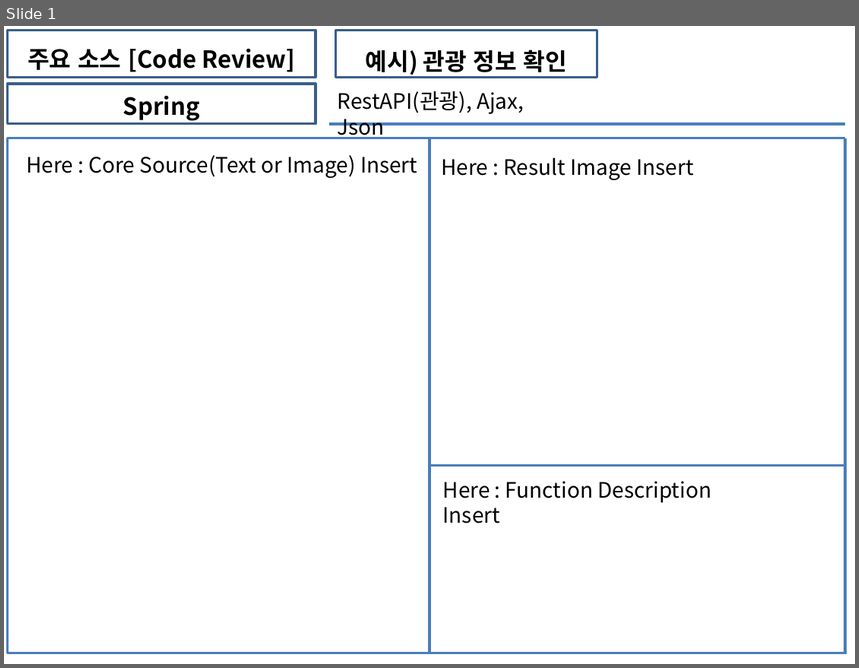
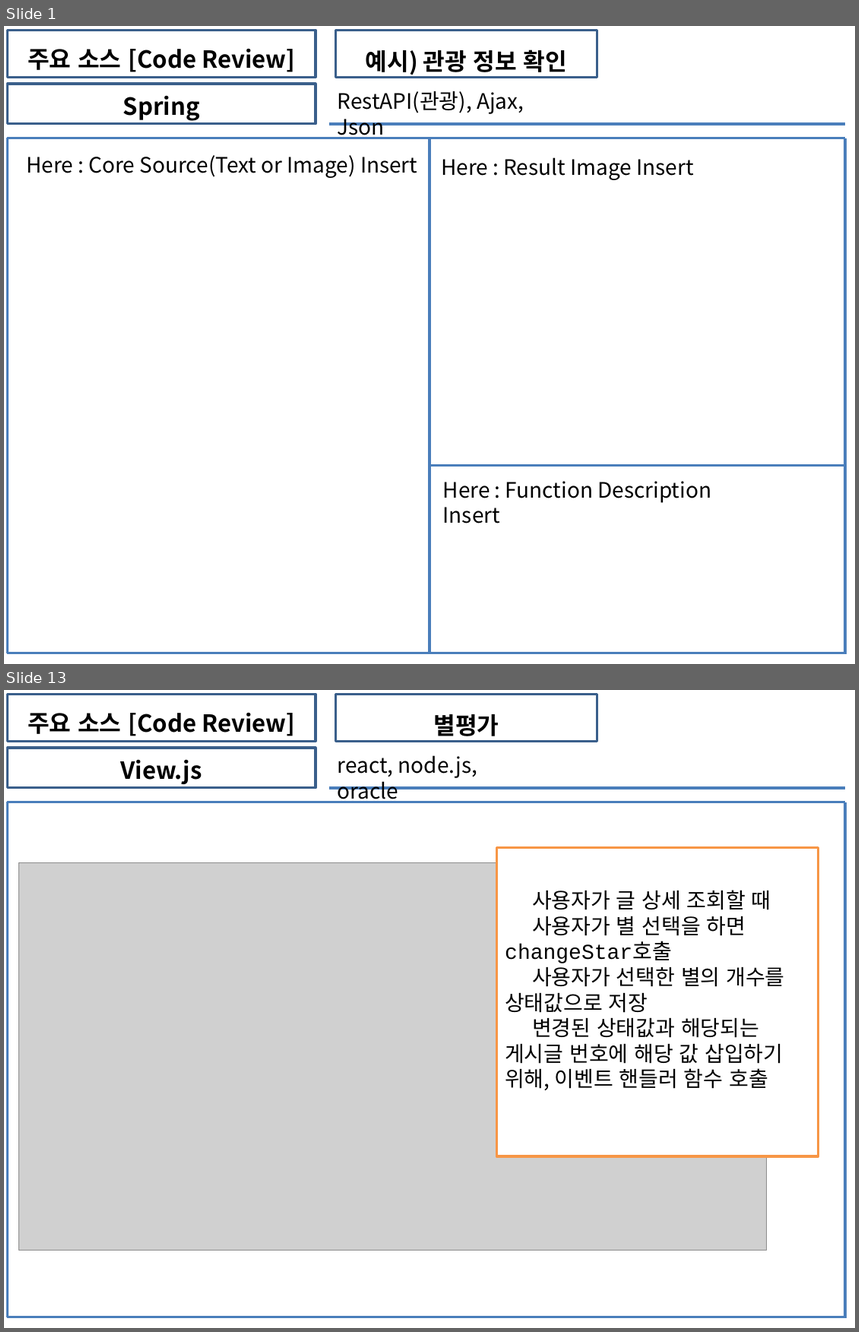
Before and after one commit to soh0256/5team, a slide deck: 개발 5팀 6차 미니 프로젝트/3) KOSMO_77기_개발 0팀_Unit_Test_보고서.pptx. Shown one above the other, each under a label of ours: slide 1 before the commit, slides 1 and 13 after it; the slides between them are not shown. The pictures are 859x668 and 859x1332 pixels, drawn with LibreOffice and Linux fonts; fonts in the diff are those of the drawing; grey boxes stand for pictures. Boxes give left, top, right and bottom in pixels: in the first picture for what was removed or moved away, otherwise in the second. Text is boxed around its words. In the diff, an @@ line names an element or a change of style, - is before the commit and + after.

Commit message:
게시판_유닛테스트

```diff
--- a/개발 5팀 6차 미니 프로젝트/3) KOSMO_77기_개발 0팀_Unit_Test_보고서.pptx
+++ b/개발 5팀 6차 미니 프로젝트/3) KOSMO_77기_개발 0팀_Unit_Test_보고서.pptx
@@ slide 13 added at (4,690,855,1328), background #FFFFFF @@
@@ rectangle added at (7,695,316,741), outline #3A5F8C 2 pt, 20 pt, text #000000, bold @@
+주요 소스 [Code Review]
@@ rectangle added at (336,695,598,741), outline #3A5F8C 2 pt, 20 pt, text #000000, bold @@
+별평가
@@ rectangle added at (7,748,316,788), outline #3A5F8C 2 pt, 20 pt, text #000000, bold @@
+View.js
@@ text added at (338,755,477,803), 18 pt, text #000000 @@
+react, node.js, oracle
@@ line added from (7, 802) to (845, 802), #4B7EBC 2.25 pt @@
@@ line added from (7, 802) to (7, 1317), #4B7EBC 2.25 pt @@
@@ line added from (329, 788) to (845, 788), #4B7EBC 2.25 pt @@
@@ line added from (845, 802) to (845, 1319), #4B7EBC 2.25 pt @@
@@ rectangle added at (496,847,819,1157), fill #FFFFFF, outline #F79646 2 pt, 18 pt, text #000000 @@
+▫ 사용자가 글 상세 조회할 때
+▫ 사용자가 별 선택을 하면 changeStar호출
+▫ 사용자가 선택한 별의 개수를 상태값으로 저장
+▫ 변경된 상태값과 해당되는 게시글 번호에 해당 값 삽입하기 위해, 이벤트 핸들러 함수 호출
+▫
@@ picture added at (19,863,767,1250) @@
@@ line added from (845, 1143) to (845, 1143), #4B7EBC 2.25 pt @@
@@ line added from (7, 1317) to (845, 1317), #4B7EBC 2.25 pt @@
```
Also in this commit, not shown: 17 other slides added.
